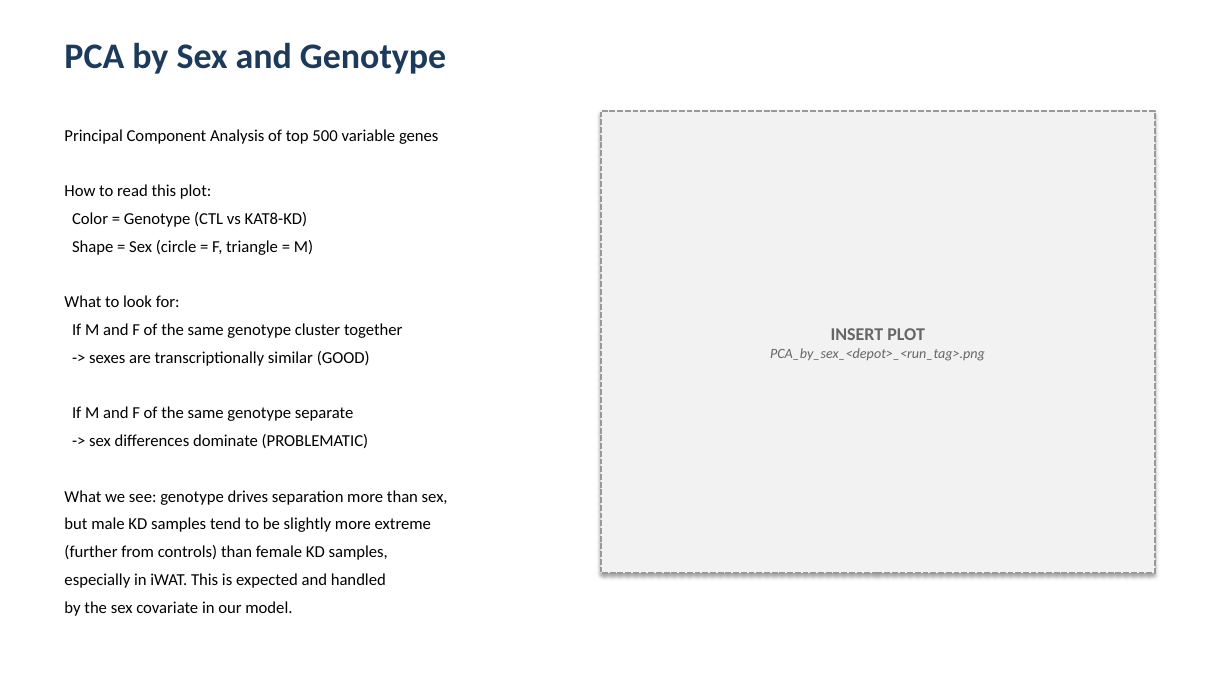
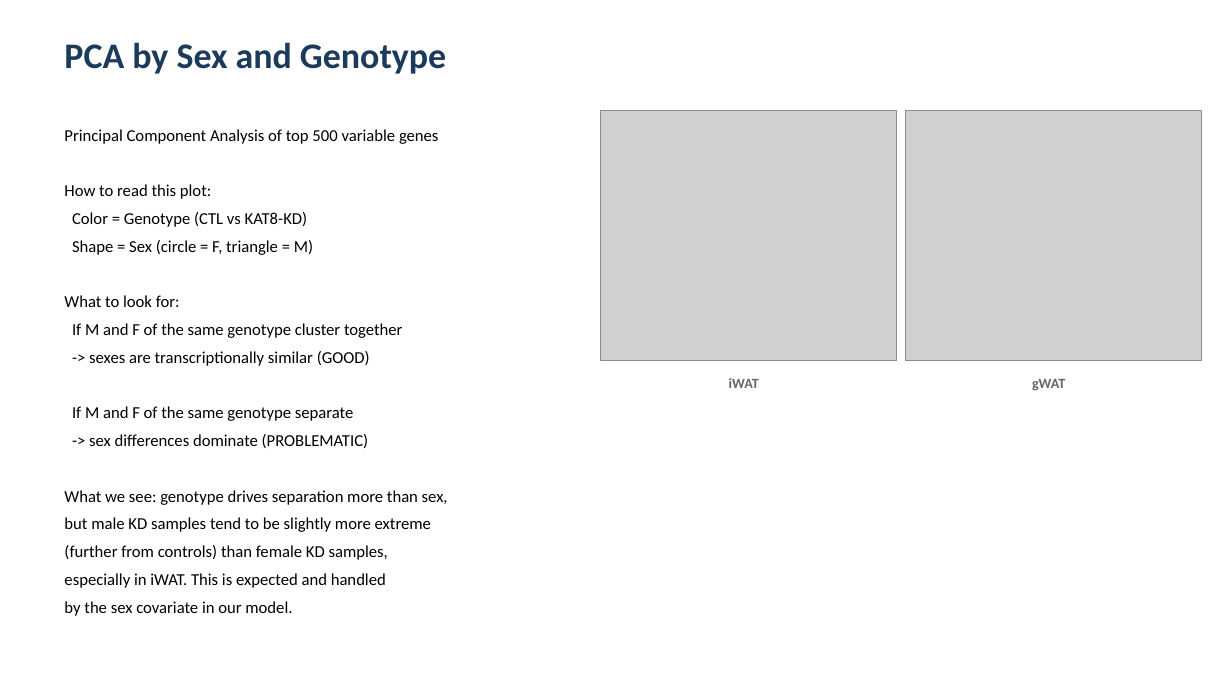
Before and after one commit to lkingcpdtka-ux/KAT8-Project, a slide deck: slide 16 of Results/KAT8_sex_interaction_presentation.pptx. Drawn at 1232x693 pixels with LibreOffice and Linux fonts; fonts in the diff are those of the drawing; grey boxes stand for pictures. Boxes give left, top, right and bottom in pixels: in the first picture for what was removed or moved away, otherwise in the second. Text is boxed around its words. In the diff, an @@ line names an element or a change of style, - is before the commit and + after.

```diff
--- a/Results/KAT8_sex_interaction_presentation.pptx
+++ b/Results/KAT8_sex_interaction_presentation.pptx
@@ rectangle removed at (601, 111, 1155, 573) @@
-INSERT PLOT
-PCA_by_sex_<depot>_<run_tag>.png
@@ picture added at (601, 111, 897, 360) @@
@@ picture added at (906, 111, 1202, 360) @@
@@ text added at (729, 378, 759, 388), 11 pt, text #666666, bold @@
+iWAT
@@ text added at (1032, 379, 1065, 391), 11 pt, text #666666, bold @@
+gWAT
```
Also in this commit, not shown: 6 other slides changed, 1 slide added, 1 other file.
